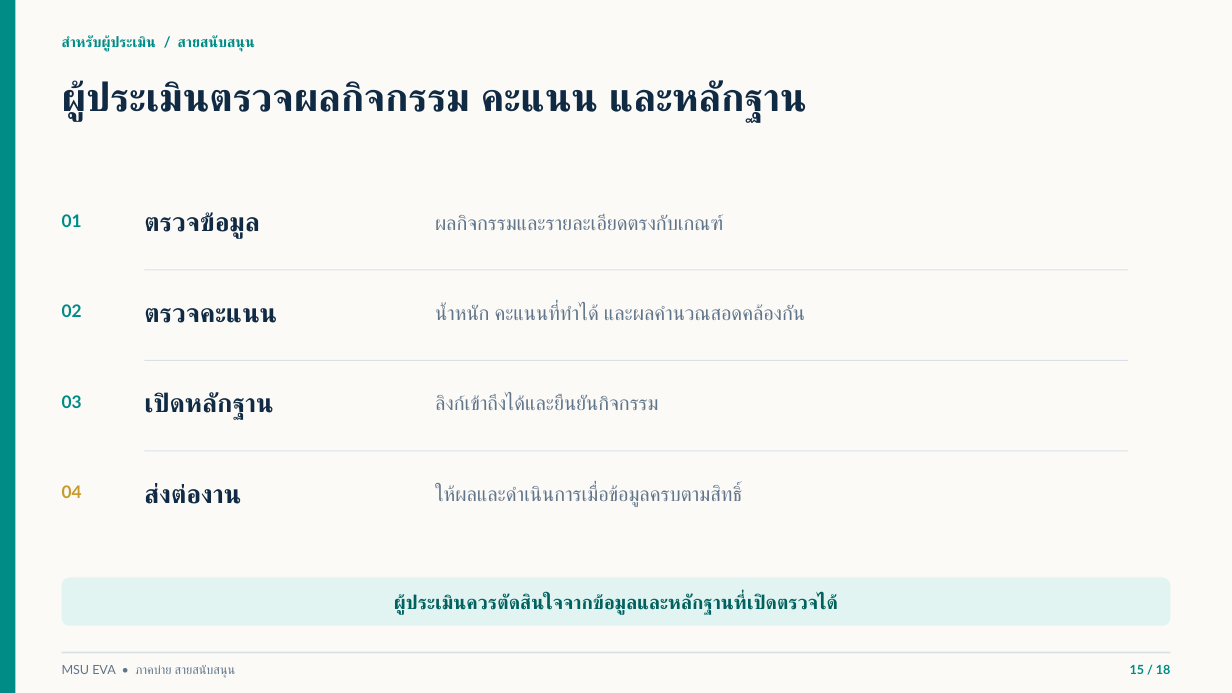
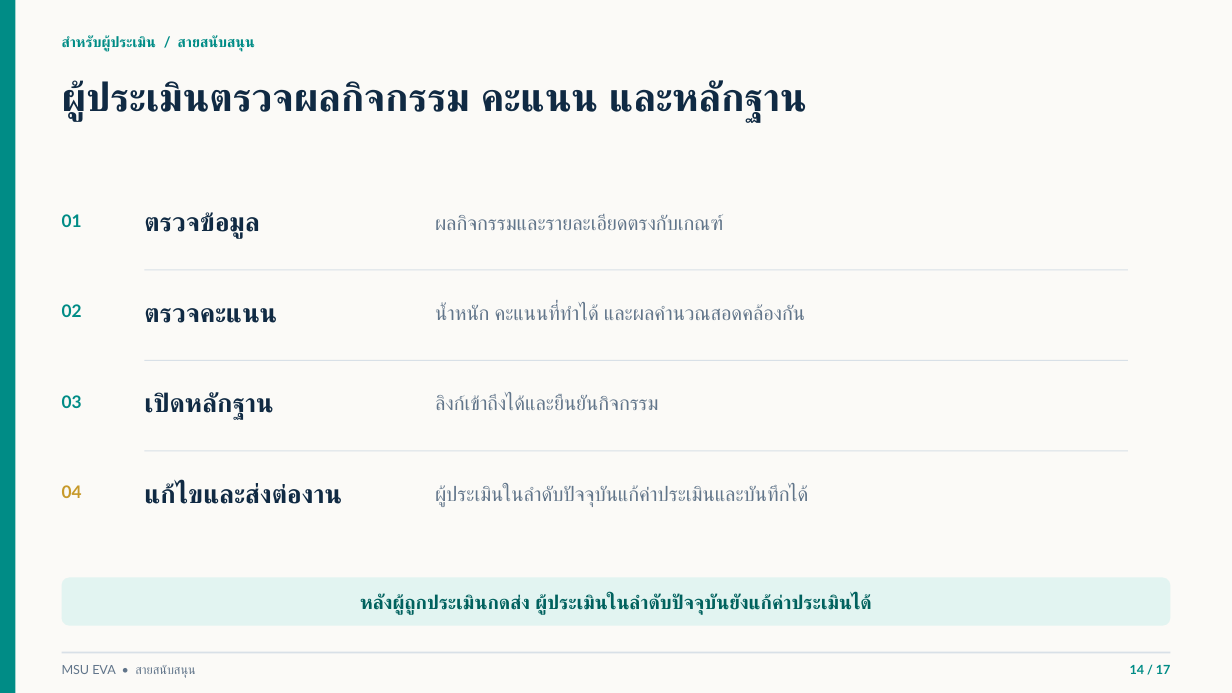
Before and after one commit to issenkku/issenkku-msu_eva-pass2, a slide deck: slide 14 of docs/MSU-EVA-อบรมสายสนับสนุน-ฉบับวิทยากร.pptx (slide 15 before the commit). Drawn at 1232x693 pixels with LibreOffice and Linux fonts; fonts in the diff are those of the drawing; background and template pictures are left out. Boxes give left, top, right and bottom in pixels: in the first picture for what was removed or moved away, otherwise in the second. Text is boxed around its words. In the diff, an @@ line names an element or a change of style, - is before the commit and + after.

```diff
--- a/docs/MSU-EVA-อบรมสายสนับสนุน-ฉบับวิทยากร.pptx
+++ b/docs/MSU-EVA-อบรมสายสนับสนุน-ฉบับวิทยากร.pptx
@@ text at (144,483,342,504): text changed @@
-ส่งต่องาน
+แก้ไขและส่งต่องาน
@@ text at (435,485,808,507): text changed @@
-ให้ผลและดำเนินการเมื่อข้อมูลครบตามสิทธิ์
+ผู้ประเมินในลำดับปัจจุบันแก้ค่าประเมินและบันทึกได้
@@ text at (360,594,871,615): text changed @@
-ผู้ประเมินควรตัดสินใจจากข้อมูลและหลักฐานที่เปิดตรวจได้
+หลังผู้ถูกประเมินกดส่ง ผู้ประเมินในลำดับปัจจุบันยังแก้ค่าประเมินได้
@@ text at (62,665,196,678): text changed @@
-MSU EVA • ภาคบ่าย สายสนับสนุน
+MSU EVA • สายสนับสนุน
@@ text at (1130,665,1171,674): text changed @@
-15 / 18
+14 / 17
```
Also in this commit, not shown: 16 other slides changed, 1 slide removed, 8 other files.
